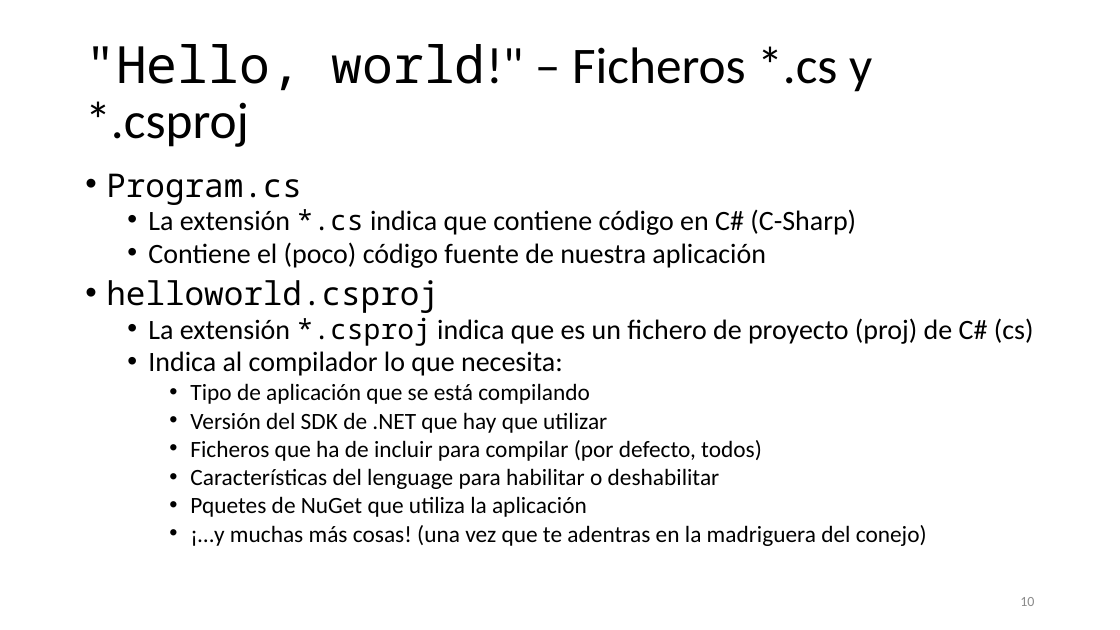
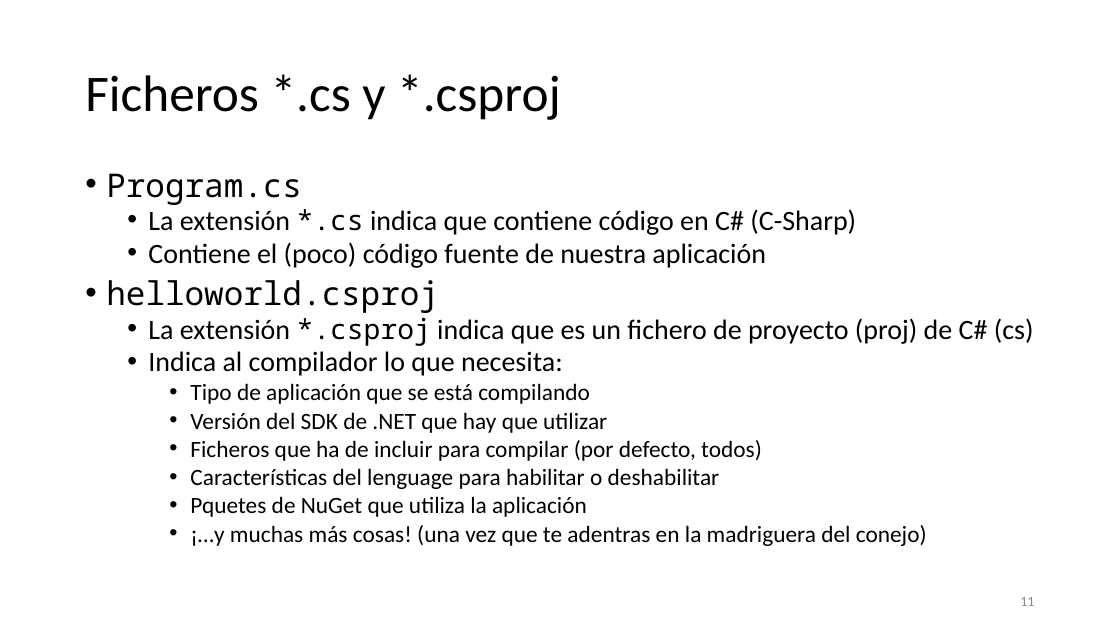
Before and after one commit to SergioLuis/hour-of-code-uva-2021, a slide deck: slide 11 of slides.pptx (slide 10 before the commit). Drawn at 1120x630 pixels with LibreOffice and Linux fonts; fonts in the diff are those of the drawing. Boxes give left, top, right and bottom in pixels: in the first picture for what was removed or moved away, otherwise in the second. Text is boxed around its words. In the diff, an @@ line names an element or a change of style, - is before the commit and + after.

```diff
--- a/slides.pptx
+++ b/slides.pptx
@@ title at [85, 74, 561, 120]: text changed @@
-"Hello, world!" – Ficheros *.cs y *.csproj
+Ficheros *.cs y *.csproj
@@ page number at [1020, 597, 1034, 606]: text changed @@
-10
+11
```
Also in this commit, not shown: 7 other slides changed, 14 slides added, 1 other file.
